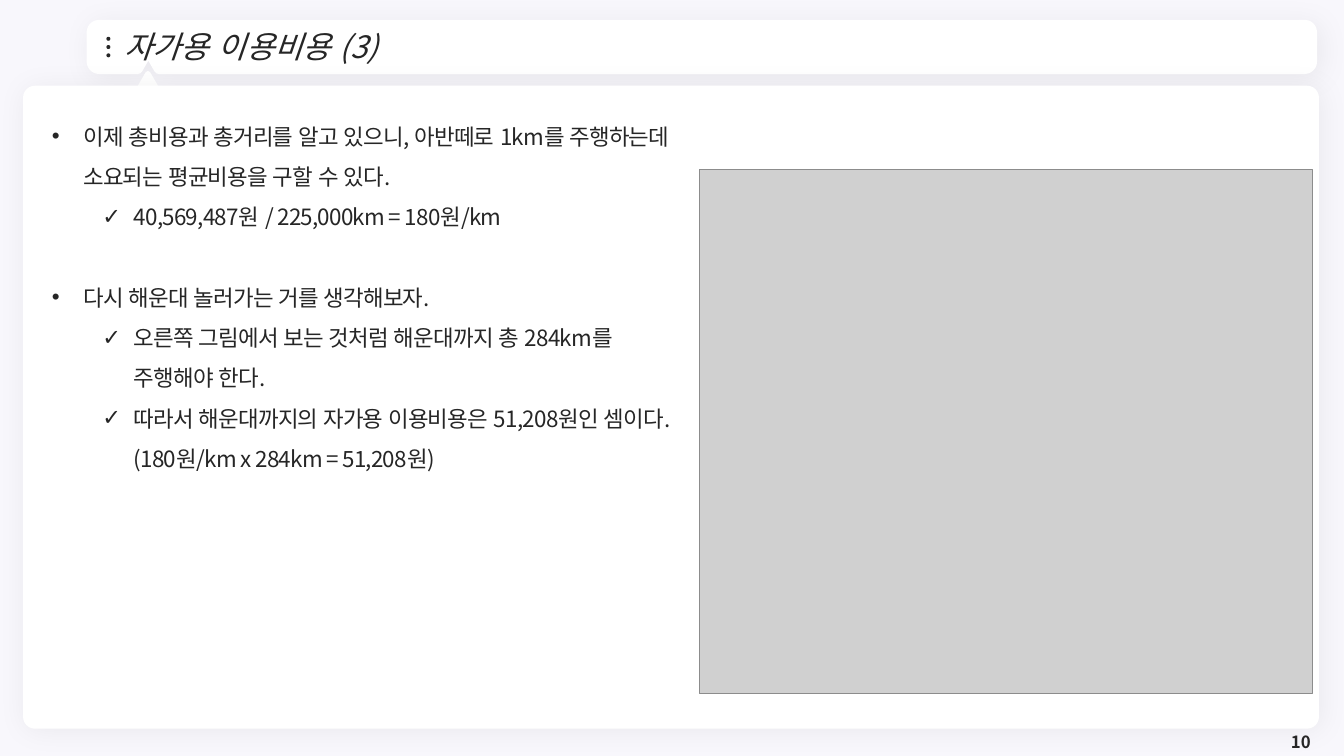
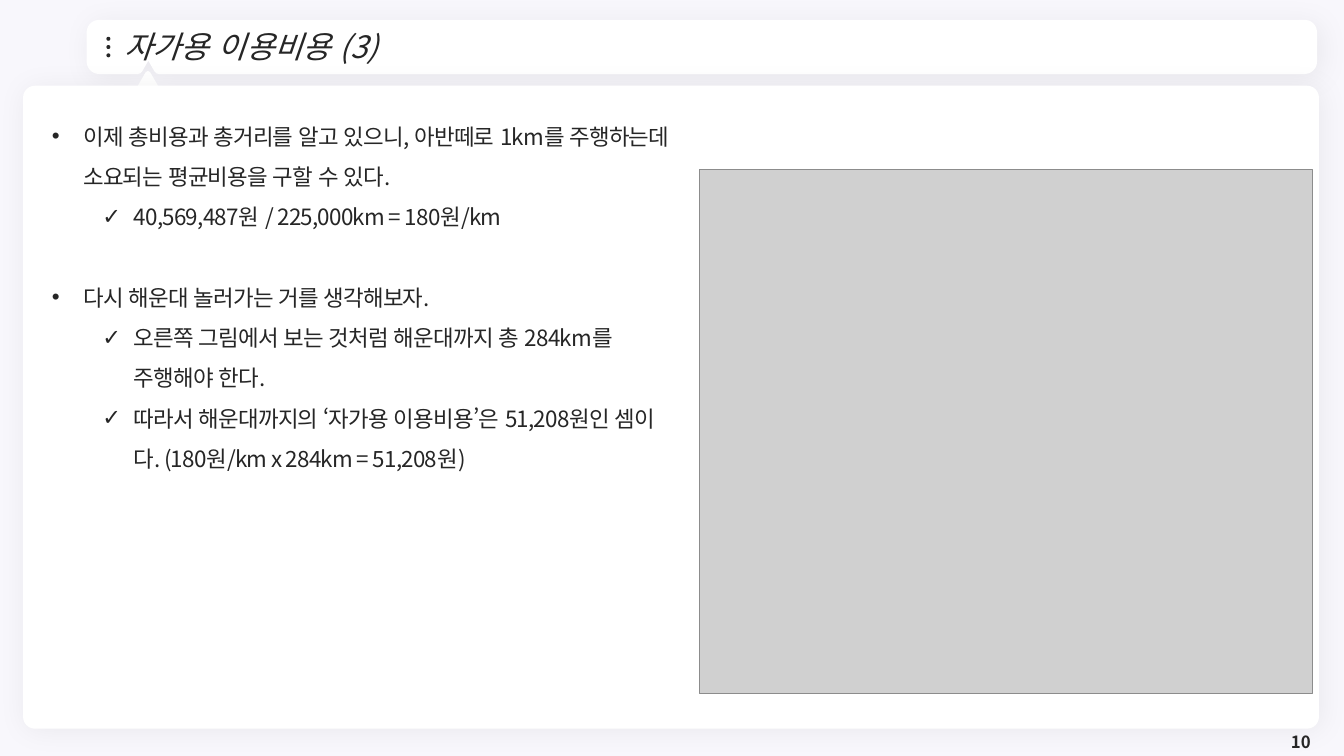
Before and after one commit to meandthey/Teaching, a slide deck: slide 10 of 생활속의 경제/01_Lectures/생활속의 경제_(에너지경제).pptx. Drawn at 1344x756 pixels with LibreOffice and Linux fonts; fonts in the diff are those of the drawing; grey boxes stand for pictures; background and template pictures are left out. Boxes give left, top, right and bottom in pixels: in the first picture for what was removed or moved away, otherwise in the second. Text is boxed around its words. In the diff, an @@ line names an element or a change of style, - is before the commit and + after.

```diff
--- a/생활속의 경제/01_Lectures/생활속의 경제_(에너지경제).pptx
+++ b/생활속의 경제/01_Lectures/생활속의 경제_(에너지경제).pptx
@@ text at [134,407,655,472]: text changed @@
-  ✓ 따라서 해운대까지의 자가용 이용비용은 51,208원인 셈이다. (180원/km x 284km = 51,208원)
+  ✓ 따라서 해운대까지의 ‘자가용 이용비용’은 51,208원인 셈이다. (180원/km x 284km = 51,208원)
```
Also in this commit, not shown: 9 other slides changed, 2 slides added.
